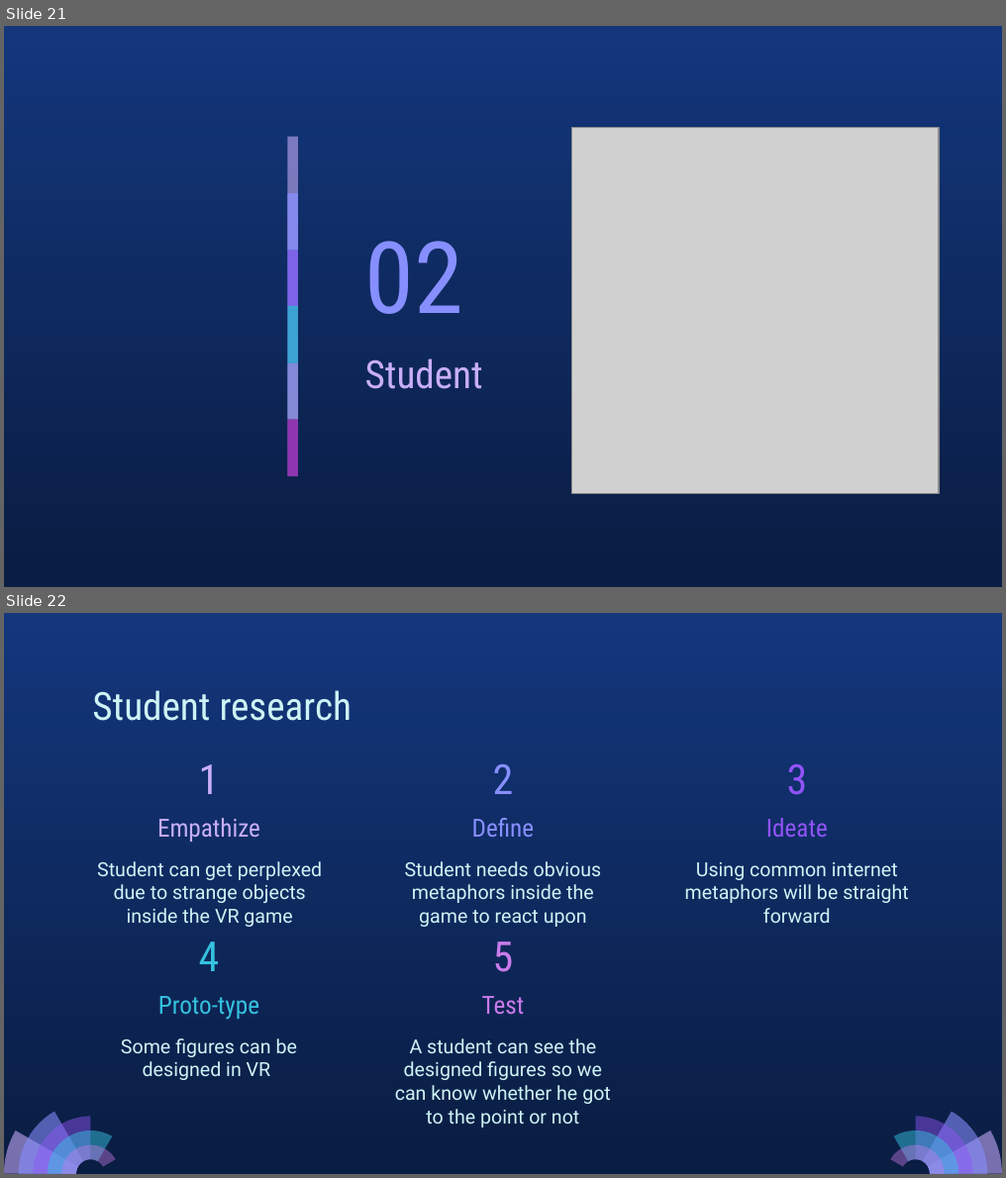
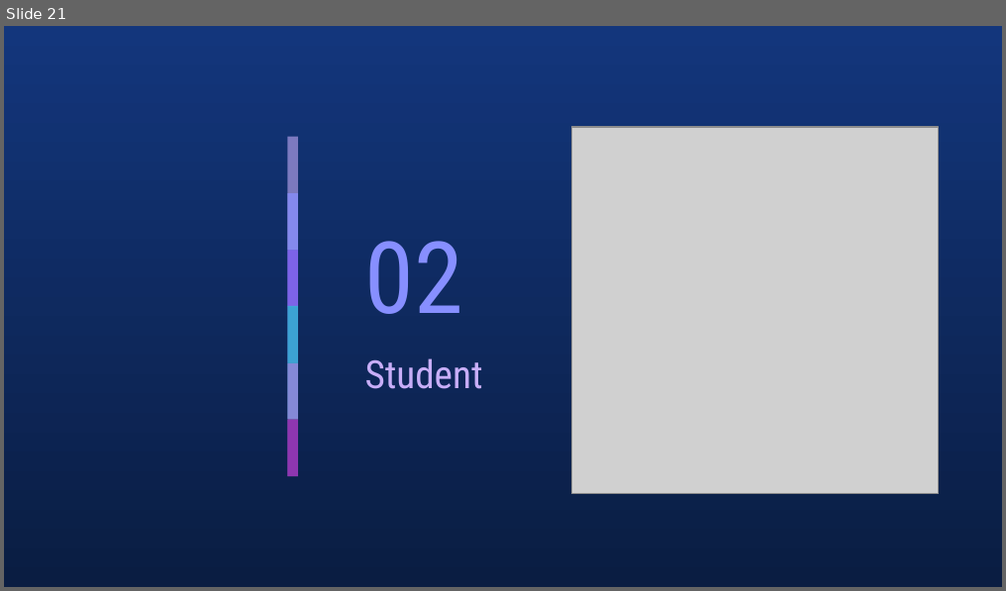
Before and after one commit to Abdullahaml1/cse608-assignments, a slide deck: Assignment_2/Assignment_2_presentation.pptx. Shown one above the other, each under a label of ours: slides 21 and 22 before the commit, slide 21 after it. The pictures are 1006x1178 and 1006x591 pixels, drawn with LibreOffice and Linux fonts; fonts in the diff are those of the drawing; grey boxes stand for pictures. Boxes give left, top, right and bottom in pixels: in the first picture for what was removed or moved away, otherwise in the second. Text is boxed around its words. In the diff, an @@ line names an element or a change of style, - is before the commit and + after.

Commit message:
adding user research and some modifications

```diff
--- a/Assignment_2/Assignment_2_presentation.pptx
+++ b/Assignment_2/Assignment_2_presentation.pptx
@@ slide 22 removed at (4,613,1002,1174), background gradient #13367C to #0A1D42 @@
@@ title removed at (92,690,352,721) @@
-Student research
@@ title removed at (199,764,220,794) @@
-1
@@ title removed at (493,764,514,794) @@
-2
@@ title removed at (787,764,808,795) @@
-3
@@ subtitle removed at (157,818,260,842) @@
-Empathize
@@ subtitle removed at (472,818,534,837) @@
-Define
@@ subtitle removed at (766,818,828,837) @@
-Ideate
@@ subtitle removed at (97,861,322,927) @@
-Student can get perplexed due to strange objects inside the VR game
@@ subtitle removed at (405,861,602,927) @@
-Student needs obvious metaphors inside the game to react upon
@@ subtitle removed at (685,862,909,923) @@
-Using common internet metaphors will be straight forward
@@ title removed at (199,942,220,971) @@
-4
@@ title removed at (493,942,514,972) @@
-5
@@ subtitle removed at (158,996,259,1020) @@
-Proto-type
@@ subtitle removed at (482,996,525,1015) @@
-Test
@@ subtitle removed at (121,1039,297,1080) @@
-Some figures can be designed in VR
@@ subtitle removed at (395,1039,611,1128) @@
-A student can see the designed figures so we can know whether he got to the point or not
@@ group removed at (4,1112,116,1174): 5 freeform shapes @@
@@ group removed at (890,1112,1002,1174): 5 freeform shapes @@
```
Also in this commit, not shown: 21 slides changed, 4 slides added, 3 other slides removed, 4 other files.
